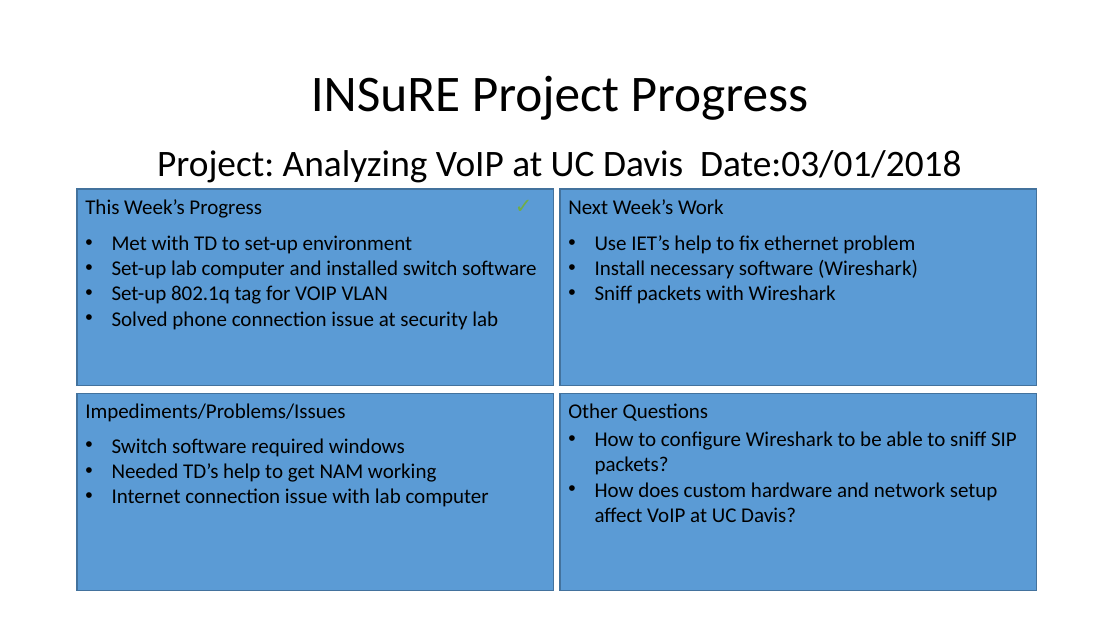
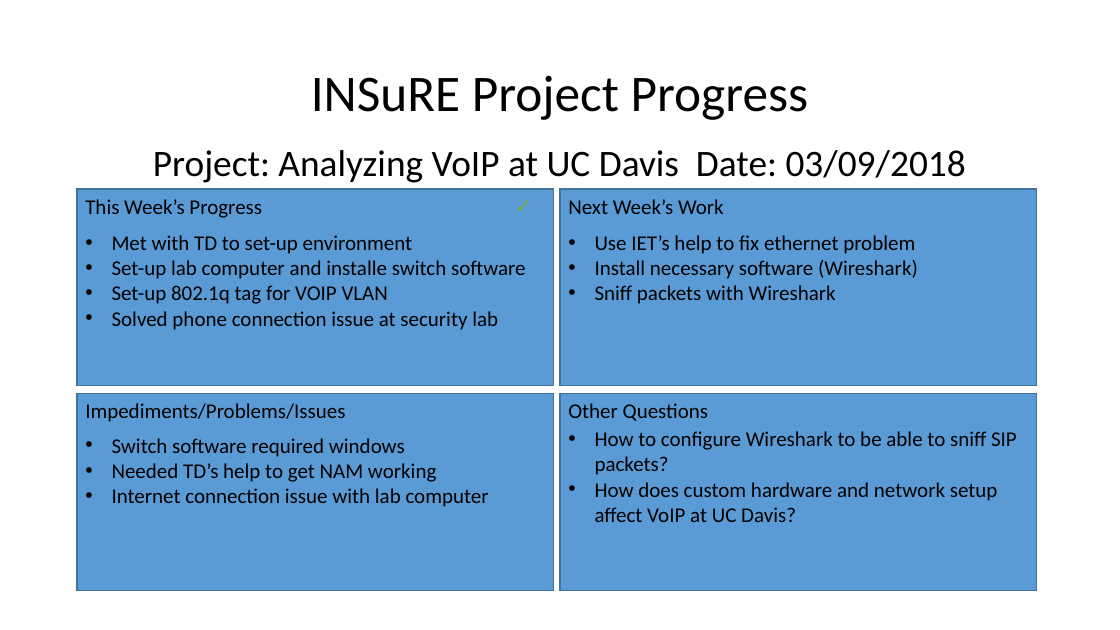
Before and after one commit to meongithub/ecs289M, a slide deck: slide 2 of weekly_dashboard/dashboard-03-09.pptx. Drawn at 1120x630 pixels with LibreOffice and Linux fonts; fonts in the diff are those of the drawing. Boxes give left, top, right and bottom in pixels: in the first picture for what was removed or moved away, otherwise in the second. Text is boxed around its words. In the diff, an @@ line names an element or a change of style, - is before the commit and + after.

```diff
--- a/weekly_dashboard/dashboard-03-09.pptx
+++ b/weekly_dashboard/dashboard-03-09.pptx
@@ text at bbox=[153, 150, 966, 183]: text changed @@
-Project: Analyzing VoIP at UC Davis Date:03/01/2018
+Project: Analyzing VoIP at UC Davis Date: 03/09/2018
@@ text at bbox=[112, 260, 526, 279]: text changed @@
-• Set-up lab computer and installed switch software
+• Set-up lab computer and installe switch software
```
Also in this commit, not shown: 1 other slide changed.
